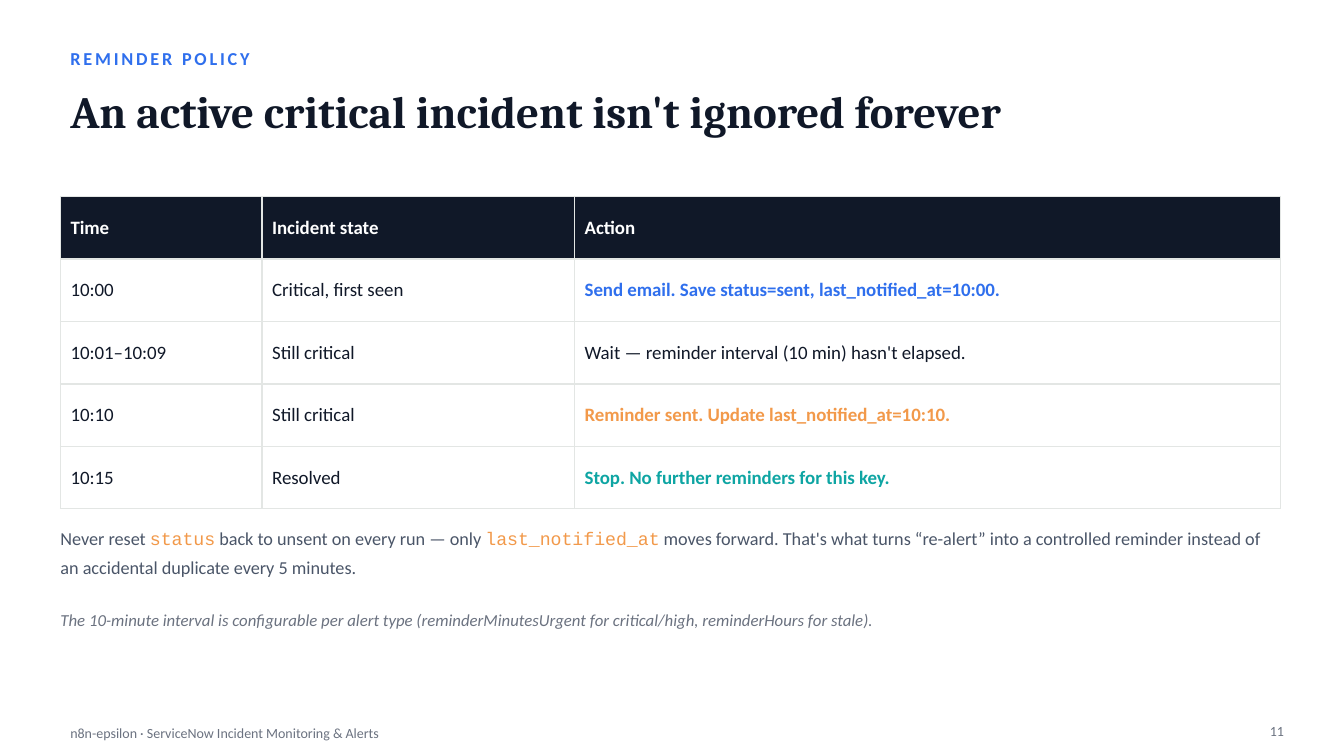
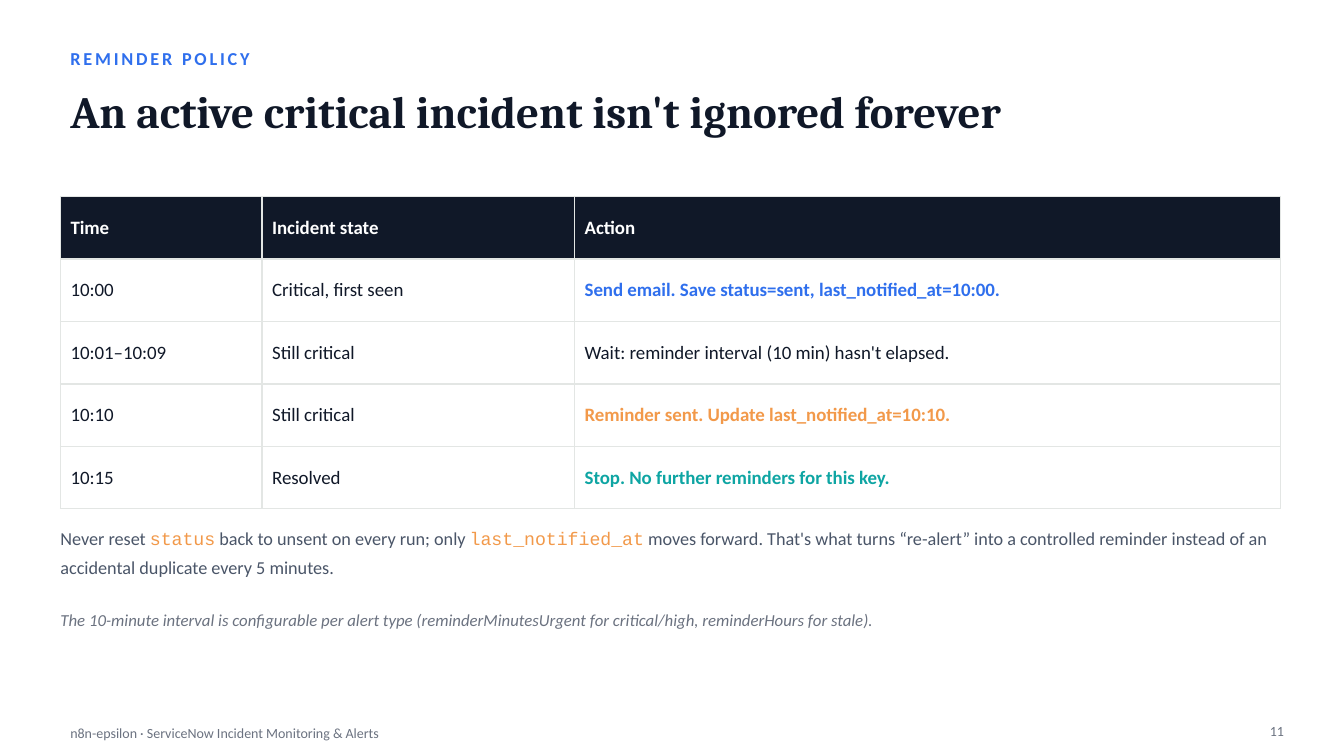
Before and after one commit to Chethan616/n8n-epsilon, a slide deck: slide 11 of n8n-epsilon-detailed.pptx. Drawn at 1344x756 pixels with LibreOffice and Linux fonts; fonts in the diff are those of the drawing. Boxes give left, top, right and bottom in pixels: in the first picture for what was removed or moved away, otherwise in the second. Text is boxed around its words. In the diff, an @@ line names an element or a change of style, - is before the commit and + after.

Commit message:
Revise deck: natural phrasing, README-accurate architecture diagram
- removed em dashes throughout, rewrote around them
- architecture slide now mirrors the README's Mermaid flowchart
  (Evaluate Rules / Already Notified? decision branches, Skip,
  dashed dedup lookup into the Alert State Store) instead of the
  earlier simplified linear box diagram
- removed per-person task attribution from the repo slide and
  dropped the status/next-steps slide until the new ServiceNow
  instance is live

```diff
--- a/n8n-epsilon-detailed.pptx
+++ b/n8n-epsilon-detailed.pptx
@@ table at (60, 197, 1280, 491) @@
-row 3, column 3: Wait — reminder interval (10 min) hasn't elapsed.
+row 3, column 3: Wait: reminder interval (10 min) hasn't elapsed.
@@ text at (60, 532, 1267, 577): text changed @@
-Never reset status back to unsent on every run — only last_notified_at moves forward. That's what turns “re-alert” into a controlled reminder instead of an accidental duplicate every 5 minutes.
+Never reset status back to unsent on every run; only last_notified_at moves forward. That's what turns “re-alert” into a controlled reminder instead of an accidental duplicate every 5 minutes.
```
Also in this commit, not shown: 13 other slides changed, 1 slide added, 2 slides removed.
